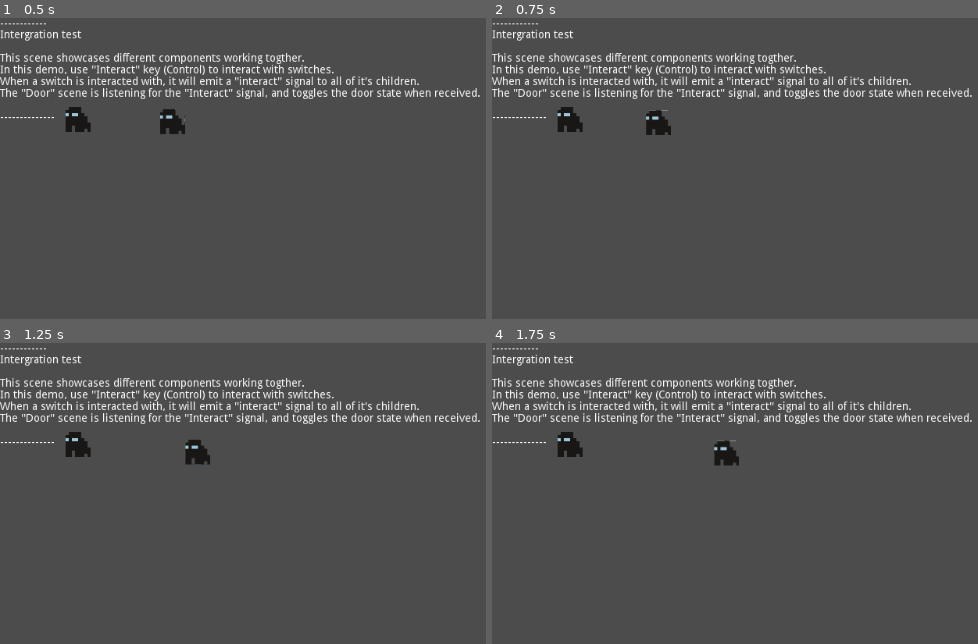
Above: before the commit, frames 1-4 (two rows, left to right).
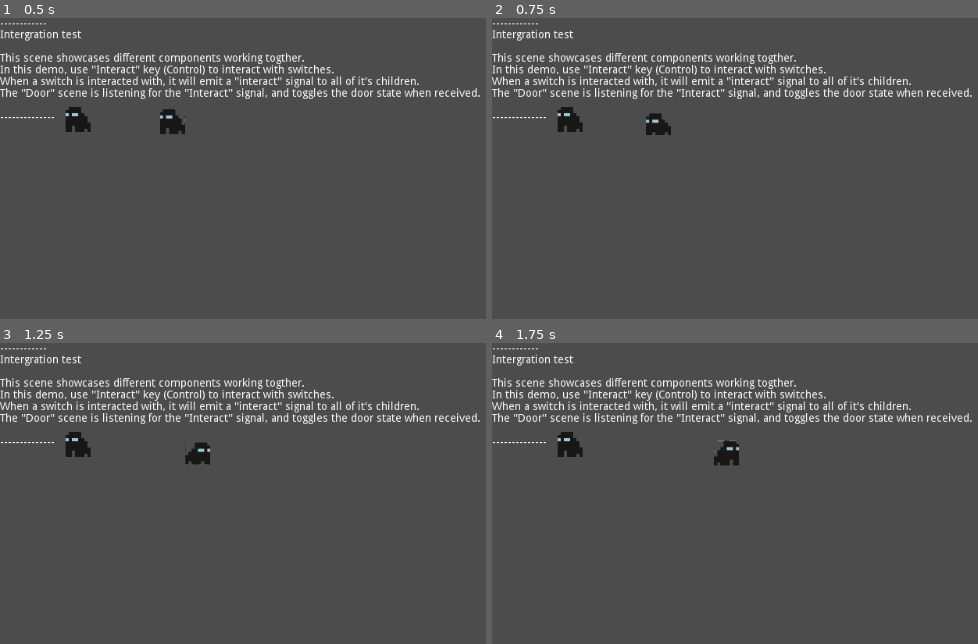
Above: after the commit, the same moments.

Repository: MxAshUp/godot-wild-jam-2
Game: Godot game, scene res://PrototypeScenes/GameplayIntegration/Test-1.tscn
Same seed, same stepped clock (60 frames per second), same inputs: the game is played once before the commit and once after it. This scene is started directly instead of the project's main scene. The engine's default icon, where the game draws it, is replaced by a stand-in: a white triangle on a blue panel in a dark square.
Inputs:
- Up to frame 1 (0.5 s): no input
- Up to frame 2 (0.75 s): tap Ctrl (interact) at 0.6 s
- Up to frame 3 (1.25 s): tap Space (jump) at 0.77 s
- Up to frame 4 (1.75 s): tap Ctrl (interact) at 1.35 s; tap Space (jump) at 1.52 s

Frame 1 is identical in both runs. In frame 2, 0.1% of the frame differs, in the area x 31-37%, y 30-38%; in frame 3, 0.2%, in the area x 38-44%, y 32-41%; in frame 4, 0.2%.

Commit message:
Basic animations for guard

Diff:
--- a/LevelComponents/Guard.gd
+++ b/LevelComponents/Guard.gd
@@ -15,6 +15,9 @@
 	else:
 		patrol = null
 
+	$AnimationPlayer.play("walking")
+	$AnimationPlayer.playback_speed = 0
+
 func _process(delta):
 	if position_follow:
 		var patrol_position = position_follow.global_position
@@ -22,6 +25,14 @@
 	elif patrol:
 		position_follow = (patrol as Patrol).get_position_follow()
 
+	if being_controlled:
+		$Sprite.modulate = Color(1,0,0)
+
+	$AnimationPlayer.playback_speed = (velocity.length() / max_speed) * 3
+	if velocity.x > 0:
+		$Sprite.flip_h = true
+	elif velocity.x < 0:
+		$Sprite.flip_h = false
 
 func can_see_position(to_position : Vector2) -> bool :
 	var space_state = get_world_2d().direct_space_state
--- a/LevelComponents/Guard.tscn
+++ b/LevelComponents/Guard.tscn
@@ -7,6 +7,25 @@
 
 custom_solver_bias = 0.0
 radius = 20.0
+
+[sub_resource type="Animation" id=2]
+
+resource_name = "walking"
+length = 0.4
+loop = true
+step = 0.2
+tracks/0/type = "value"
+tracks/0/path = NodePath("Sprite:region_rect")
+tracks/0/interp = 1
+tracks/0/loop_wrap = true
+tracks/0/imported = false
+tracks/0/enabled = true
+tracks/0/keys = {
+"times": PoolRealArray( 0, 0.2 ),
+"transitions": PoolRealArray( 1, 1 ),
+"update": 1,
+"values": [ Rect2( 64, 288, 32, 32 ), Rect2( 96, 288, 32, 32 ) ]
+}
 
 [node name="Guard" type="KinematicBody2D"]
 input_pickable = false
@@ -22,7 +41,17 @@
 texture = ExtResource( 2 )
 region_enabled = true
 region_rect = Rect2( 64, 288, 32, 32 )
-_sections_unfolded = [ "Region" ]
+_sections_unfolded = [ "Material", "Region", "Visibility" ]
 
 [node name="CollisionShape2D" type="CollisionShape2D" parent="."]
 shape = SubResource( 1 )
+
+[node name="AnimationPlayer" type="AnimationPlayer" parent="."]
+root_node = NodePath("..")
+autoplay = ""
+playback_process_mode = 1
+playback_default_blend_time = 0.0
+playback_speed = 1.0
+anims/walking = SubResource( 2 )
+blend_times = [  ]
+_sections_unfolded = [ "Playback Options" ]
Not shown: 1 places in LevelComponents/Guard.tscn that only renumber resources
